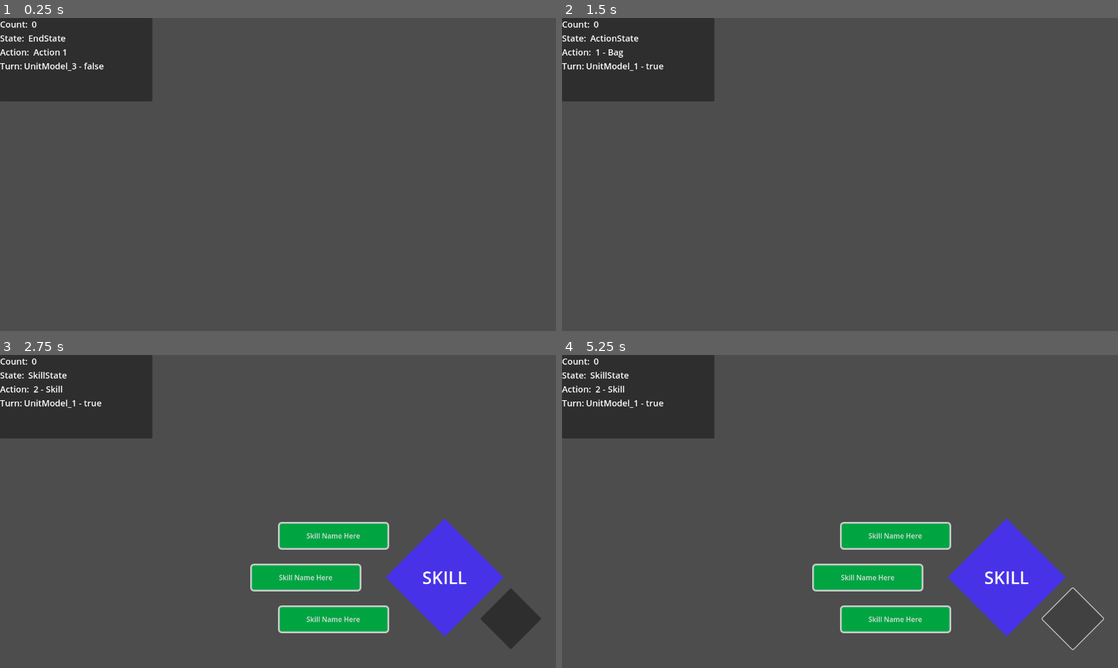
Above: before the commit, frames 1-4 (two rows, left to right).
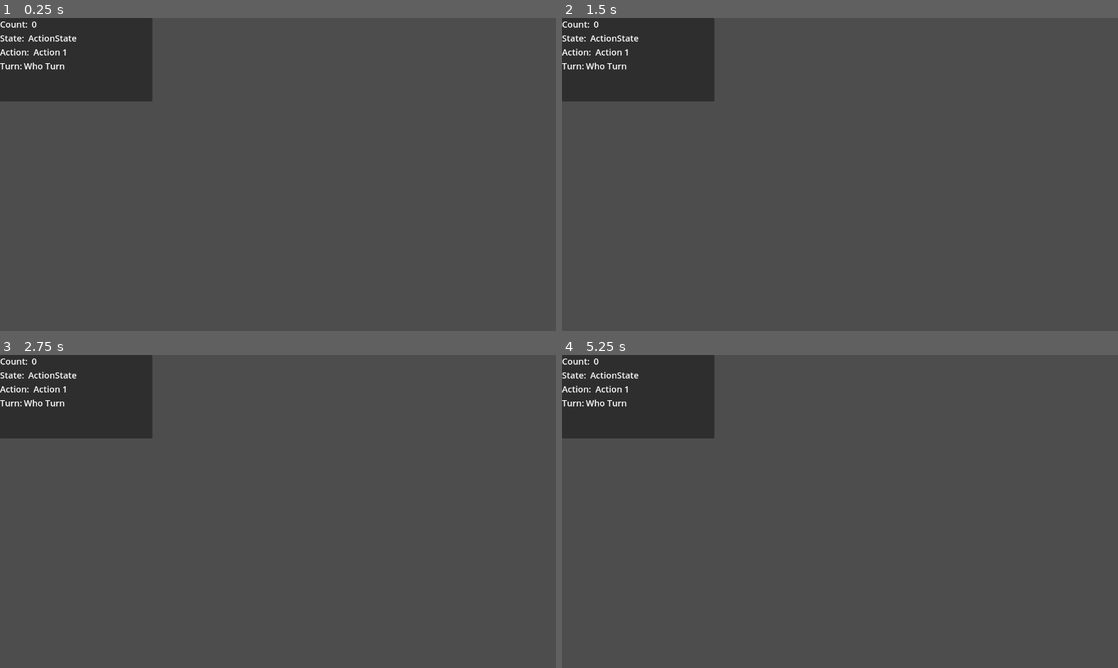
Above: after the commit, the same moments.

Repository: Comotcaiten/re_turnbase_project
Game: Godot game, scene res://test/level_testing.tscn
Same seed, same stepped clock (60 frames per second), same inputs: the game is played once before the commit and once after it.
Inputs (mouse positions are in pixels of both pictures, inside the frame that each line leads up to):
- Up to frame 1 (0.25 s): no input
- Up to frame 2 (1.5 s): tap Enter (ui_accept) at 0.5, 0.77, 1.07, 1.25 s; hold Right (ui_right) 0.53-1.28 s; tap 1 (ui_action_1) at 0.6 s; tap 2 (ui_action_2) at 0.8, 1.35 s; hold Left (ui_left) from 1.28 s (still down)
- Up to frame 3 (2.75 s): tap Enter (ui_accept) at 1.52, 1.82 s; tap 3 (ui_action_3) at 1.55, 2.1 s; release Left (ui_left) at 2.03 s; hold Right (ui_right) from 2.03 s (still down); tap 4 (ui_action_4) at 2.3 s
- Up to frame 4 (5.25 s): release Right (ui_right) at 2.75 s; click (895, 536) at 2.75 s, where only the run before the commit has a clickable "Skill Name Here"; click (867, 577) at 3.5 s, where only the run before the commit has a clickable "Skill Name Here"; click (895, 617) at 4.25 s, where only the run before the commit has a clickable "Skill Name Here"; click (1073, 617) at 5.02 s

The runs differ from the first frame. In frame 1, 0.3% of the frame differs, in the area x 4-19%, y 5-17%; in frame 2, 0.2%; in frame 3, 11%, in the area x 4-98%, y 5-94%; in frame 4, 9.8%.

Commit message:
Skill Component, 30% rework how battle state will activity

Diff:
--- a/src/base/SkillBase.gd
+++ b/src/base/SkillBase.gd
@@ -14,65 +14,5 @@
 @export_group("Components")
 @export var components: Array[SkillComponent]
 
-func select_targets(_s):
-  """
-    Chọn mục tiêu dựa trên kiểu và chế độ mục tiêu.
-    - caster: Đơn vị sử dụng kỹ năng.
-    - candidates: Danh sách các đơn vị có thể chọn.
-    - target_index: Vị trí trung tâm (chỉ dùng khi target_mode = SINGLE hoặc THREE).
-  """
-  # Lọc các mục tiêu dựa trên target_type
-  var filtered_targets = []
-
-  match target_type:
-    TargetType.SELF:
-      # filtered_targets.append()
-      pass
-    TargetType.ENEMY:
-      pass
-    TargetType.ALLY:
-      pass
-    TargetType.ANY:
-      pass
-
-  # Xử lý chế độ mục tiêu
-  match target_mode:
-    TargetMode.ALL:
-      pass
-    TargetMode.SINGLE:
-      pass
-    TargetMode.THREE:
-      pass
-
-
-    # # Lọc các mục tiêu dựa trên target_type
-    # var filtered_targets = []
-    # match target_type:
-    #     TargetType.SELF:
-    #         filtered_targets.append(caster)
-    #     TargetType.ENEMY:
-    #         filtered_targets = candidates.filter((unit) -> unit.is_enemy(caster))
-    #     TargetType.ALLY:
-    #         filtered_targets = candidates.filter((unit) -> unit.is_ally(caster))
-    #     TargetType.ANY:
-    #         filtered_targets = candidates
-
-    # # Xử lý chế độ mục tiêu
-    # match target_mode:
-    #     TargetMode.ALL:
-    #         return filtered_targets
-    #     TargetMode.SINGLE:
-    #         if target_index >= 0 and target_index < len(filtered_targets):
-    #             return [filtered_targets[target_index]]
-    #     TargetMode.THREE:
-    #         if target_index >= 0 and target_index < len(filtered_targets):
-    #             var result = []
-    #             # Thêm mục tiêu trung tâm
-    #             result.append(filtered_targets[target_index])
-    #             # Thêm mục tiêu bên trái (nếu có)
-    #             if target_index > 0:
-    #                 result.append(filtered_targets[target_index - 1])
-    #             # Thêm mục tiêu bên phải (nếu có)
-    #             if target_index < len(filtered_targets) - 1:
-    #                 result.append(filtered_targets[target_index + 1])
-    #             return result
+func run(_target: Array[UnitModel], _source: UnitModel, _battle_system: BattleSystemController) -> bool:
+  return true
--- a/src/components/SkillComponent.gd
+++ b/src/components/SkillComponent.gd
@@ -1,2 +1,55 @@
 extends Resource
 class_name SkillComponent
+
+enum ConditionCheckMode {One, Amount, All} # Lấy bao nhiêu điều kiện (One chỉ cần một condition true, Amount: set up số lượng true, All - tất cả phải true)
+
+
+@export var name: String
+
+@export_group("Condition Mode")
+@export var condition_mode: ConditionCheckMode
+@export var amount_for_mode_amount: int:
+  get:
+    return max(1, amount_for_mode_amount)
+
+@export_group("Components")
+@export var conditions: Array[SkillCondition]
+@export var mechanics: Array[SkillMechanic]
+
+func run_component(_target: Array[UnitModel], _source: UnitModel, _skill: SkillBase, _battle_system: BattleSystemController):
+  if _target.is_empty() or _source == null or _skill == null or _battle_system == null:
+    return false
+
+	# Kiểm tra danh sách các điều kiện và các mechanics
+  if conditions.is_empty() or mechanics.is_empty():
+    return false
+
+  var is_condition_met: bool = false
+  # Kiểm tra điều kiện
+  match condition_mode:
+    ConditionCheckMode.One:
+      for condition in conditions:
+        if condition == null:
+          continue
+        if condition.is_condition_met(_target, _source, _skill, _battle_system):
+          is_condition_met = true
+          break
+    ConditionCheckMode.Amount:
+      var counter: int = 0
+      for condition in conditions:
+        if condition == null:
+          continue
+        if condition.is_condition_met(_target, _source, _skill, _battle_system):
+          counter += 1
+        if counter == amount_for_mode_amount:
+          is_condition_met = true
+          break
+    ConditionCheckMode.All:
+      is_condition_met = true
+      for condition in conditions:
+        if condition == null:
+          continue
+          if !condition.is_condition_met(_target, _source, _skill, _battle_system):
+            is_condition_met = false
+            break
+  return false
--- a/src/components/SkillCondition.gd
+++ b/src/components/SkillCondition.gd
@@ -1,2 +1,6 @@
 extends Resource
 class_name SkillCondition
+
+
+func is_condition_met(_target: Array[UnitModel], _source: UnitModel, _skill: SkillBase, _battle_system: BattleSystemController) -> bool:
+  return true
--- /dev/null
+++ b/src/components/SkillMechanic.gd
@@ -0,0 +1,5 @@
+extends Resource
+class_name SkillMechanic
+
+func apply_mechanic(_target: Array[UnitModel], _source: UnitModel, _skill: SkillBase, _battle_system: BattleSystemController) -> bool:
+  return true
--- a/src/controllers/BattleSystemController.gd
+++ b/src/controllers/BattleSystemController.gd
@@ -1,8 +1,7 @@
 extends Node
 class_name BattleSystemController
 
-enum Cycle {StartCycle, InsideCycle, EndCycle}
-enum State {StartState, ActionState, SkillState, EndState}
+enum State {StartState, StartCycleState, UnitTurnState, ActionState, SkillState, EndCycleState, EndState}
 
 # -------------------------------------------------------------------------------------
 @export var player_unit_group: UnitGroupModel
@@ -31,7 +30,6 @@
   get:
     return get_turn_queue(player_group, enemy_group)
 
-var cycle: Cycle
 var state: State
 
 var current_queue: int
@@ -57,77 +55,24 @@
 func _process(_delta):
   if (player_unit_group == null) or (enemy_unit_group == null):
     return
-  match cycle:
-    Cycle.StartCycle:
-      perform_start_cycle()
-    Cycle.InsideCycle:
-      perform_inside_cycle()
-    Cycle.EndCycle:
-      perform_end_cycle()
   return
 
 # Cycle
-# - Step 1
-func perform_start_cycle():
-  # print("Cycle: ", count_cycle)
-
-  if label_count_cycle != null:
-    label_count_cycle.text = str(count_cycle)
-
-  cycle = Cycle.InsideCycle
-  pass
-# - Step 2
-func perform_inside_cycle():
-  if lable_state != null:
-    lable_state.text = State.find_key(state)
-  # Step 1
-  match state:
-    # Step 1.1
-    State.StartState:
-      perform_start_state()
-      pass
-    # Step 1.2
-    State.ActionState:
-      perform_action_state()
-      pass
-    # Step 1.3
-    State.SkillState:
-      perform_skill_state()
-      pass
-    # Step 1.4
-    State.EndState:
-      perform_end_state()
-      pass
-  # Step 2
-  pass
-# - Step 3
-func perform_end_cycle():
-  # Step 1
-  if count_cycle >= max_cycle:
-    return
-
-  count_cycle += 1
-
-  # Check xem các tất cả unit của các group có bị fainted hết không
-  if get_units_group_fainted(player_group) or get_units_group_fainted(enemy_group):
-    # Nếu tất cả unit của một trong các group đều fainted hết thì trả về và coi như dừng vòng lặp cycle
-    return
-
-  # Step 2
-  # Nếu vẫn còn unit của một trong các group chưa bị fainted thì tiếp tục cycle
-  # Reset cycle và bắt đầu cycle mới khi turn_queue/ Tất cả unit đi hết lượt của mình trong turn_queue
-  reset_cycle()
-  cycle = Cycle.StartCycle
-
 func reset_cycle():
   current_queue = 0
+  state = State.StartCycleState
   pass
 
 # State
-# - Step 1
 func perform_start_state():
-  if label_turn != null:
-    label_turn.text = turn_queue[current_queue].name + " - " + str(turn_queue[current_queue].is_player)
+  state = State.StartCycleState
+  pass
+
+func perform_start_cycle_state():
+  state = State.UnitTurnState
+  pass
+
+func perform_unit_turn_state():
   if turn_queue[current_queue].is_player:
     print("[Player]")
     state = State.ActionState
@@ -135,66 +80,31 @@
     # Nếu không phải player thì thực hiện các hành động
     print("[Enemy]")
     state = State.EndState
-    pass
-  pass
-# - Step 2
+  return
+
 func perform_action_state():
-  # state = State.SkillState
-
-  if Input.is_action_just_pressed("ui_action_1"):
-    current_action = 0
-    get_perform_action_state("Attack")
-  if Input.is_action_just_pressed("ui_action_2"):
-    current_action = 1
-    get_perform_action_state("Bag")
-  if Input.is_action_just_pressed("ui_action_3"):
-    current_action = 2
-    get_perform_action_state("Skill")
-  if Input.is_action_just_pressed("ui_action_4"):
-    current_action = 3
-    get_perform_action_state("Run")
-
-  if Input.is_action_just_pressed("ui_accept"):
-    match current_action:
-      0:
-        pass
-      1:
-        pass
-      2:
-        state = State.SkillState
-        pass
-      3:
-        state = State.EndState
-        pass
+  state = State.SkillState
   pass
 
-func get_perform_action_state(_context: String):
-  if lable_action != null:
-    lable_action.text = str(current_action) + " - " + _context
+func perform_skill_state():
+  state = State.EndCycleState
+  pass
 
-# - Step 3
-func perform_skill_state():
-  # state = State.EndState
-  set_panel_skill_visible(true)
-  pass
-# - Step 4
+func perform_end_cycle_state():
+  if !(max_cycle <= 0) and (count_cycle >= max_cycle):
+    state = State.EndState
+    return
+
+  # Check xem các tất cả unit của các group có bị fainted hết không
+  if get_units_group_fainted(player_group) or get_units_group_fainted(enemy_group):
+    state = State.EndState
+    return
+
+  count_cycle += 1
+  reset_cycle()
+  return
+
 func perform_end_state():
-  if Input.is_action_just_pressed("ui_accept"):
-    # Step 1: Check xem các tất cả unit của các group có bị fainted hết không
-    print(get_units_group_fainted(player_group) or get_units_group_fainted(enemy_group))
-    if get_units_group_fainted(player_group) or get_units_group_fainted(enemy_group):
-      # Thoát vòng lặp state
-      cycle = Cycle.EndCycle
-      return
-
-    if current_queue >= turn_queue.size() - 1:
-      cycle = Cycle.EndCycle
-      return
-
-    # Step 2: Tiếp tục với unit tiếp theo
-    state = State.StartState
-
-    get_next_turn()
   return
 
 # TurnQueue
--- a/src/controllers/SkillSystenController.gd
+++ b/src/controllers/SkillSystenController.gd
@@ -83,6 +83,8 @@
       group_current_target = group_target.slice(start, end - start)
       pass
 
+func run_skill(_targets: Array[UnitModel], _source: UnitModel):
+  pass
 
 func reset_perform():
   group_target.clear()
